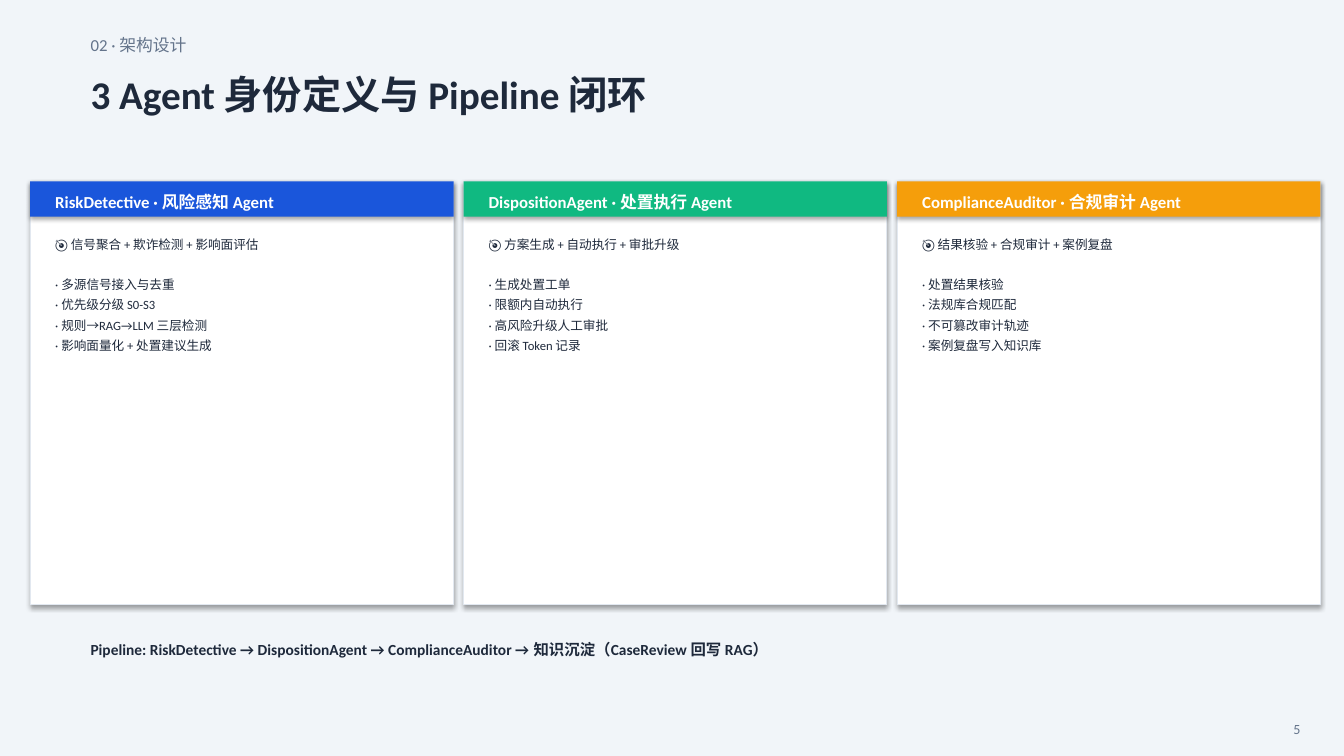
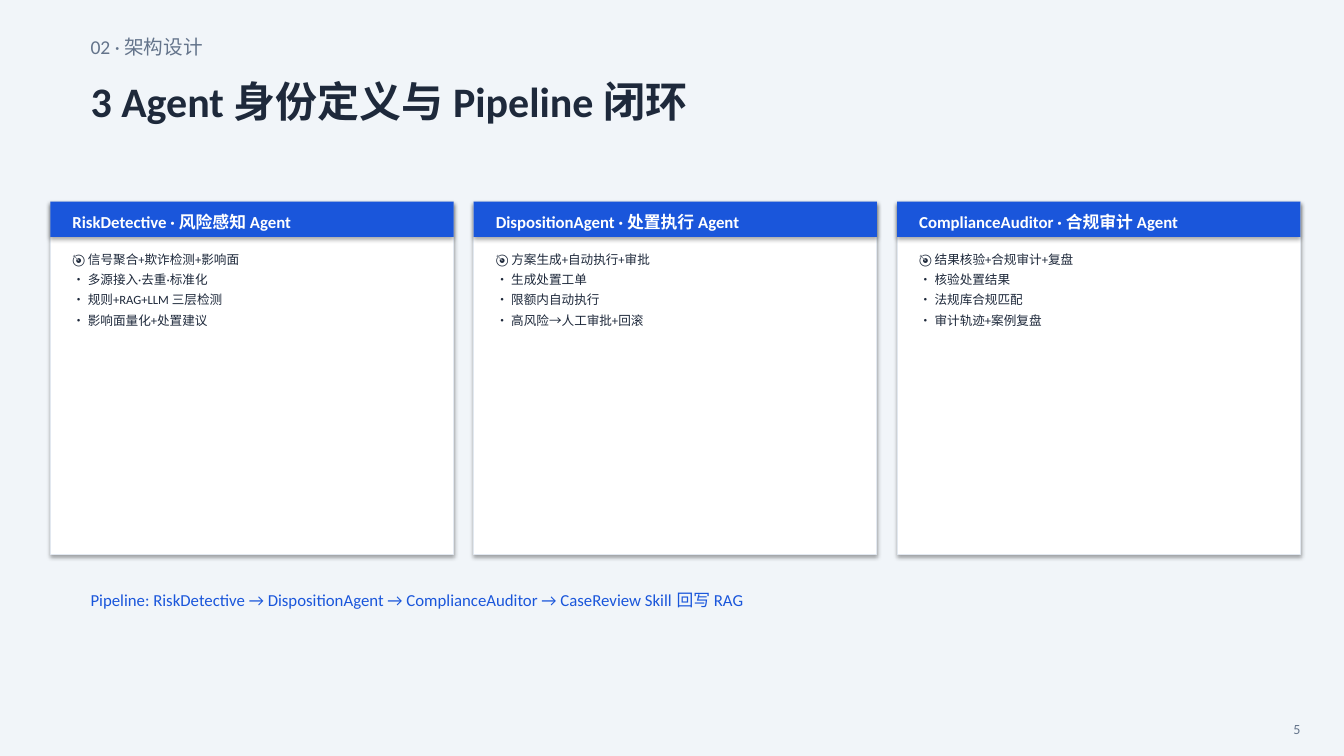
Before and after one commit to 1Adalt/finco-pilot, a slide deck: slide 5 of v2-3agent/FinCopilot初赛方案-3Agent.pptx. Drawn at 1344x756 pixels with LibreOffice and Linux fonts; fonts in the diff are those of the drawing. Boxes give left, top, right and bottom in pixels: in the first picture for what was removed or moved away, otherwise in the second. Text is boxed around its words. In the diff, an @@ line names an element or a change of style, - is before the commit and + after.

```diff
--- a/v2-3agent/FinCopilot初赛方案-3Agent.pptx
+++ b/v2-3agent/FinCopilot初赛方案-3Agent.pptx
@@ text "02 · 架构设计" at (91, 37, 202, 56): size 12 to 14 pt @@
@@ text "3 Agent 身份定义与 Pipeline 闭环" at (91, 81, 687, 124): size 28 to 30 pt @@
@@ rectangle: place and size @@
-rectangle at (30, 181, 454, 217)
+rectangle at (50, 202, 454, 237)
@@ rectangle: place and size @@
-rectangle at (30, 181, 454, 605)
+rectangle at (50, 202, 454, 555)
@@ text "RiskDetective · 风险感知 Agent": place and size @@
-text "RiskDetective · 风险感知 Agent" at (55, 193, 274, 211)
+text "RiskDetective · 风险感知 Agent" at (72, 214, 291, 231)
@@ rectangle: place and size @@
-rectangle at (464, 181, 887, 605)
+rectangle at (474, 202, 877, 555)
@@ rectangle: place and size @@
-rectangle at (464, 181, 887, 217)
+rectangle at (474, 202, 877, 237)
@@ rectangle at (474, 202, 877, 237): fill #10B981 to #1A56DB @@
@@ text "DispositionAgent · 处置执行 Agent": place and size @@
-text "DispositionAgent · 处置执行 Agent" at (489, 193, 732, 211)
+text "DispositionAgent · 处置执行 Agent" at (496, 213, 739, 231)
@@ rectangle: place and size @@
-rectangle at (897, 181, 1321, 605)
+rectangle at (897, 202, 1301, 555)
@@ rectangle: place and size @@
-rectangle at (897, 181, 1321, 217)
+rectangle at (897, 202, 1301, 237)
@@ rectangle at (897, 202, 1301, 237): fill #F59E0B to #1A56DB @@
@@ text "ComplianceAuditor · 合规审计 Agent": place and size @@
-text "ComplianceAuditor · 合规审计 Agent" at (922, 193, 1181, 211)
+text "ComplianceAuditor · 合规审计 Agent" at (919, 213, 1178, 231)
@@ text at (88, 253, 239, 265): text changed @@
-🎯 信号聚合 + 欺诈检测 + 影响面评估
+🎯 信号聚合+欺诈检测+影响面
@@ text at (511, 253, 650, 265): text changed @@
-🎯 方案生成 + 自动执行 + 审批升级
+🎯 方案生成+自动执行+审批
@@ text at (935, 253, 1073, 265): text changed @@
-🎯 结果核验 + 合规审计 + 案例复盘
+🎯 结果核验+合规审计+复盘
@@ text removed at (61, 298, 155, 310) @@
-· 优先级分级 S0-S3
@@ text at (88, 293, 222, 305): text changed @@
-· 规则→RAG→LLM 三层检测
+• 规则+RAG+LLM 三层检测
@@ text at (88, 273, 208, 285): text changed @@
-· 多源信号接入与去重
+• 多源接入·去重·标准化
@@ text at (511, 293, 599, 305): text changed @@
-· 限额内自动执行
+• 限额内自动执行
@@ text at (511, 273, 587, 285): text changed @@
-· 生成处置工单
+• 生成处置工单
@@ text at (935, 293, 1023, 305): text changed @@
-· 法规库合规匹配
+• 法规库合规匹配
@@ text at (935, 273, 1011, 285): text changed @@
-· 处置结果核验
+• 核验处置结果
@@ text at (88, 314, 208, 326): text changed @@
-· 影响面量化 + 处置建议生成
+• 影响面量化+处置建议
@@ text at (511, 314, 643, 326): text changed @@
-· 高风险升级人工审批
+• 高风险→人工审批+回滚
@@ text at (935, 314, 1042, 326): text changed @@
-· 不可篡改审计轨迹
+• 审计轨迹+案例复盘
@@ text removed at (495, 339, 580, 351) @@
-· 回滚 Token 记录
@@ text removed at (928, 339, 1041, 351) @@
-· 案例复盘写入知识库
@@ text at (91, 592, 743, 609): text changed; size 11 to 12 pt; text colour #1E293B to #1A56DB; bold off @@
-Pipeline: RiskDetective → DispositionAgent → ComplianceAuditor → 知识沉淀（CaseReview 回写 RAG）
+Pipeline: RiskDetective → DispositionAgent → ComplianceAuditor → CaseReview Skill 回写 RAG
```
Also in this commit, not shown: 13 other slides changed, 5 slides added, 3 slides removed, 2 other files.
